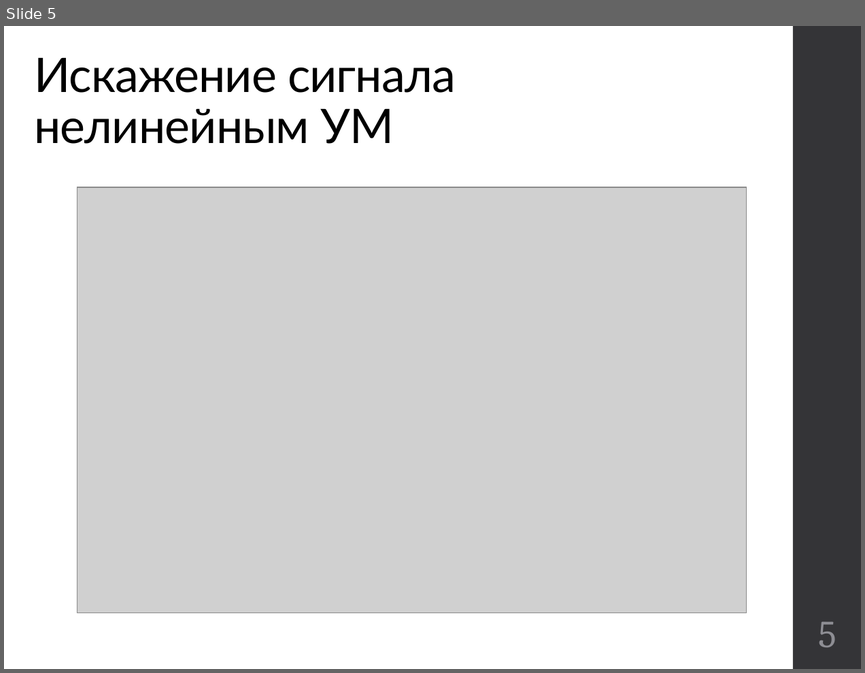
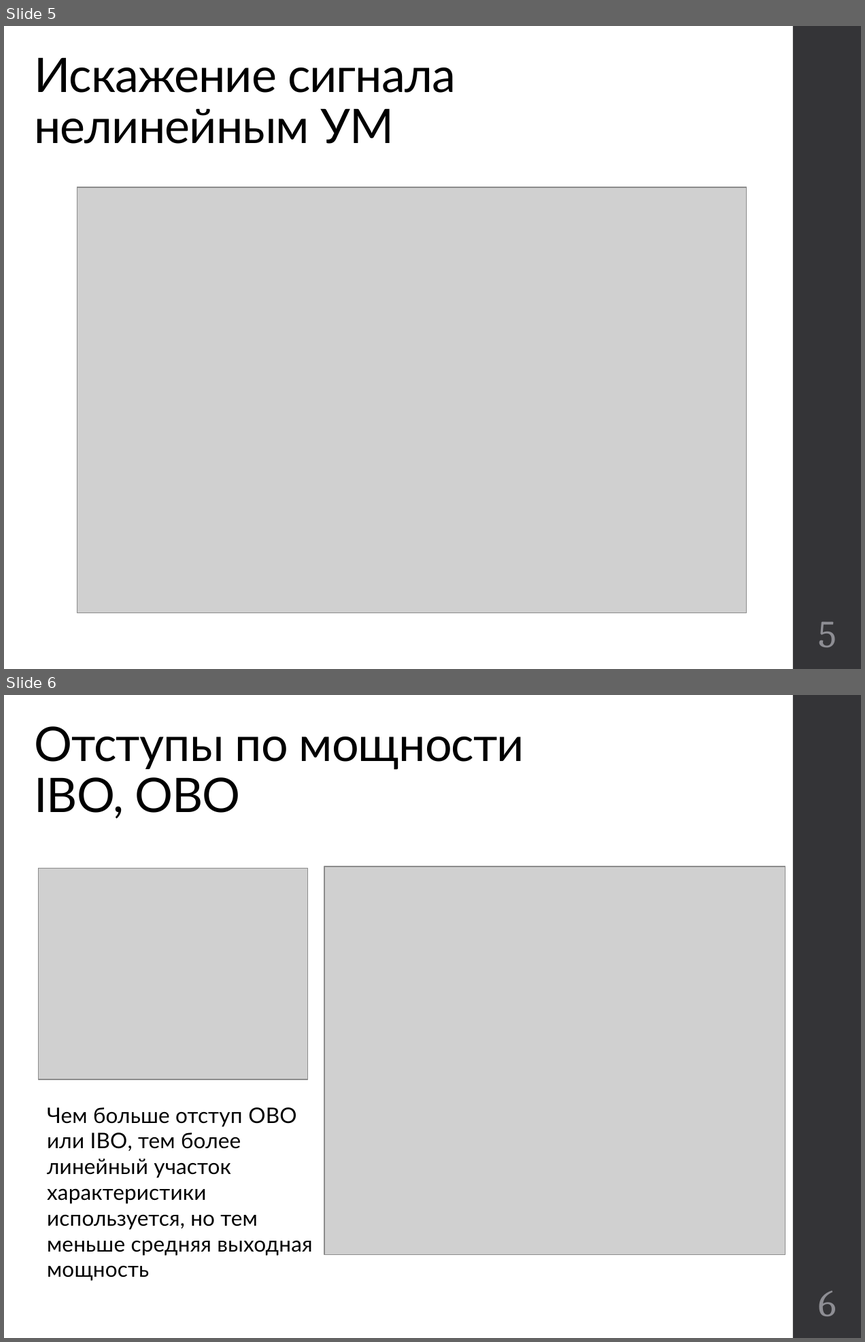
Before and after one commit to kannab98/graduation-paper, a slide deck: Presentation.pptx. Shown one above the other, each under a label of ours: slide 5 before the commit, slides 5 and 6 after it. The pictures are 865x673 and 865x1342 pixels, drawn with LibreOffice and Linux fonts; fonts in the diff are those of the drawing; grey boxes stand for pictures. Boxes give left, top, right and bottom in pixels: in the first picture for what was removed or moved away, otherwise in the second. Text is boxed around its words. In the diff, an @@ line names an element or a change of style, - is before the commit and + after.

```diff
--- a/Presentation.pptx
+++ b/Presentation.pptx
@@ slide 6 added at (4,695,861,1338), background #FFFFFF; not listed: 1 template element that a slide beside it also shows @@
@@ title added at (34,726,524,819), 40 pt, text #000000 @@
+Отступы по мощности
+IBO, OBO
@@ picture added at (38,868,307,1080) @@
@@ picture added at (324,866,785,1255) @@
@@ text added at (47,1107,312,1280), 18 pt, text #000000 @@
+Чем больше отступ OBO или IBO, тем более линейный участок характеристики используется, но тем меньше средняя выходная мощность
@@ page number added at (818,1290,836,1316), 32 pt, text #8E8E94 @@
+6
```
Also in this commit, not shown: 8 slides changed, 14 other slides added, 3 slides removed, 1 other file.
